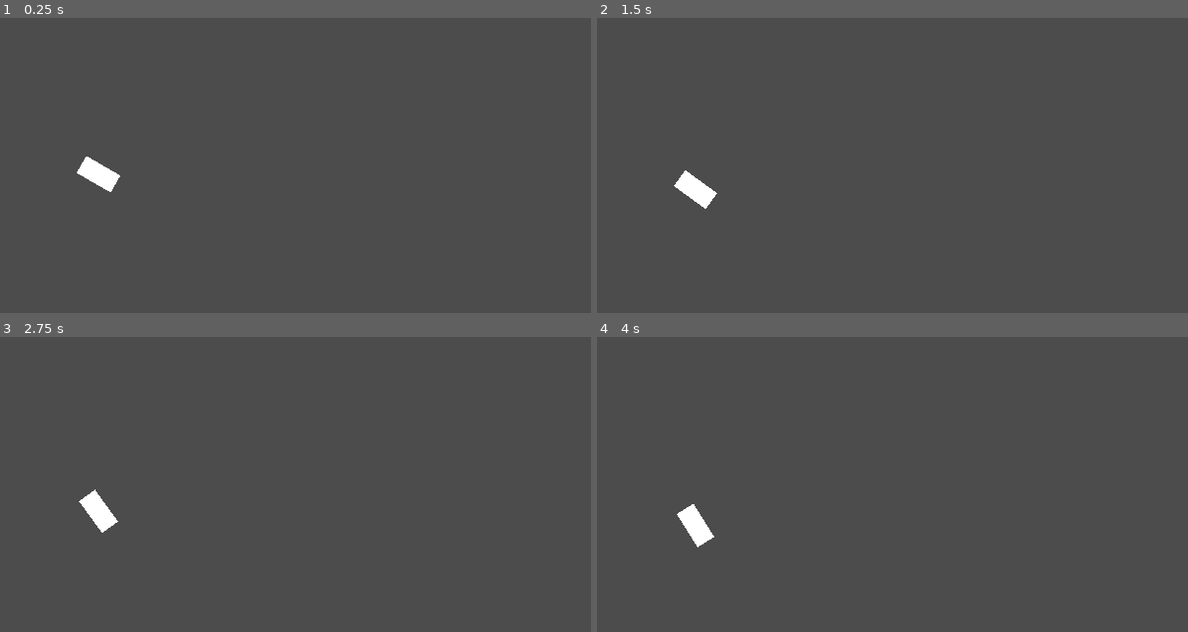
Above: before the commit, frames 1-4 (two rows, left to right).
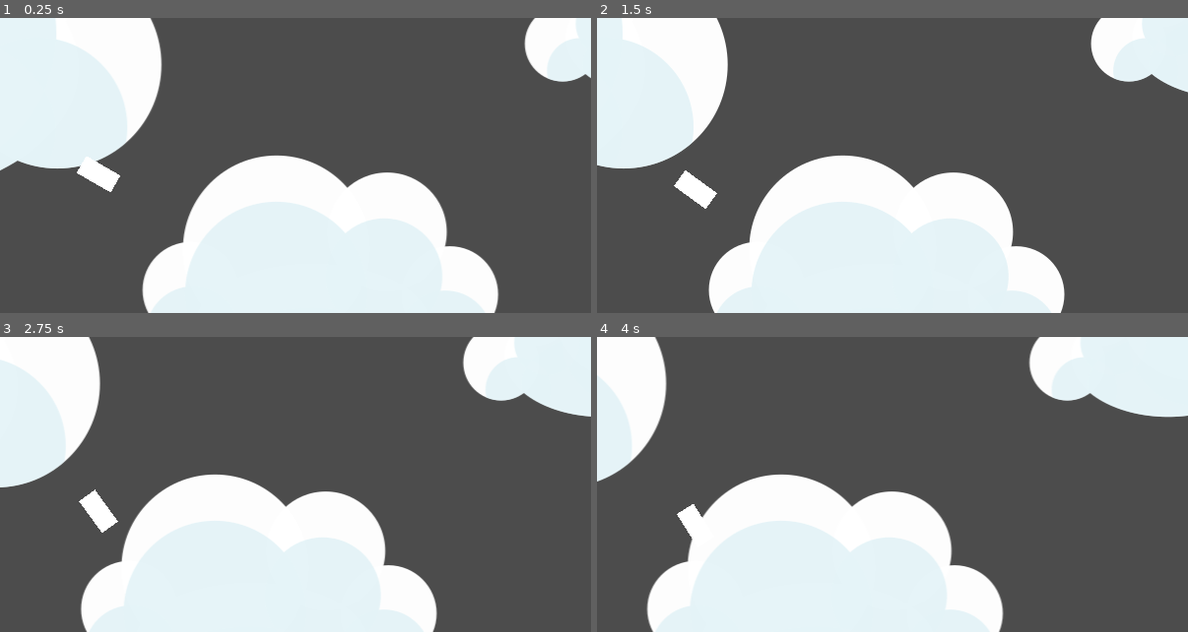
Above: after the commit, the same moments.

Repository: the-g-force/FamJam-October2020
Game: Godot game, scene res://src/Level.tscn
Same seed, same stepped clock (60 frames per second), same inputs: the game is played once before the commit and once after it.
Inputs (mouse positions are in pixels of both pictures, inside the frame that each line leads up to):
- Up to frame 1 (0.25 s): no input
- Up to frame 2 (1.5 s): move the mouse to (1022, 150) at 0.52 s; click (1022, 150) at 0.67 s; move the mouse to (774, 180) at 1.27 s; click (774, 180) at 1.42 s
- Up to frame 3 (2.75 s): move the mouse to (354, 419) at 2.02 s; click (354, 419) at 2.17 s
- Up to frame 4 (4 s): move the mouse to (862, 543) at 2.77 s; click (862, 543) at 2.92 s; move the mouse to (1069, 528) at 3.52 s; click (1069, 528) at 3.67 s

The runs differ from the first frame. In frame 1, 39% of the frame differs, in the area x 0-100%, y 0-100%; in frame 2, 37%; in frame 3, 36%; in frame 4, 35%.

Commit message:
Add scolling clouds

Diff:
--- /dev/null
+++ b/project/src/Background.tscn
@@ -0,0 +1,13 @@
+[gd_scene load_steps=2 format=2]
+
+[ext_resource path="res://assets/clouds.png" type="Texture" id=1]
+
+[node name="ParallaxBackground" type="ParallaxBackground"]
+
+[node name="ParallaxLayer" type="ParallaxLayer" parent="."]
+motion_scale = Vector2( 0.5, 0 )
+motion_mirroring = Vector2( 1560, 0 )
+
+[node name="clouds" type="Sprite" parent="ParallaxLayer"]
+position = Vector2( 72, 72 )
+texture = ExtResource( 1 )
--- a/project/src/Level.gd
+++ b/project/src/Level.gd
@@ -1,12 +1,18 @@
 extends Node2D
 
 signal dead
+
+var slidespeed := 100.0
 
 onready var player := $Plane
 
 func _restart():
 	player.position = Vector2(100, 150)
 	player.rotation_degrees = 0
+
+
+func _process(delta):
+	$ParallaxBackground.scroll_offset.x -= slidespeed/2.0 * delta
 
 
 func _on_Wall1_body_entered(body):
--- a/project/src/Level.tscn
+++ b/project/src/Level.tscn
@@ -1,7 +1,8 @@
-[gd_scene load_steps=4 format=2]
+[gd_scene load_steps=5 format=2]
 
 [ext_resource path="res://src/Plane.tscn" type="PackedScene" id=1]
 [ext_resource path="res://src/Level.gd" type="Script" id=2]
+[ext_resource path="res://src/Background.tscn" type="PackedScene" id=3]
 
 [sub_resource type="RectangleShape2D" id=1]
 extents = Vector2( 96, 8 )
@@ -25,5 +26,7 @@
 [node name="CollisionShape2D2" type="CollisionShape2D" parent="Walls/Wall2"]
 position = Vector2( 96, 312 )
 shape = SubResource( 1 )
+
+[node name="ParallaxBackground" parent="." instance=ExtResource( 3 )]
 [connection signal="body_entered" from="Walls/Wall1" to="." method="_on_Wall1_body_entered"]
 [connection signal="body_entered" from="Walls/Wall2" to="." method="_on_Wall2_body_entered"]
Not shown, added: project/assets/the_famous_song.ogg.import
